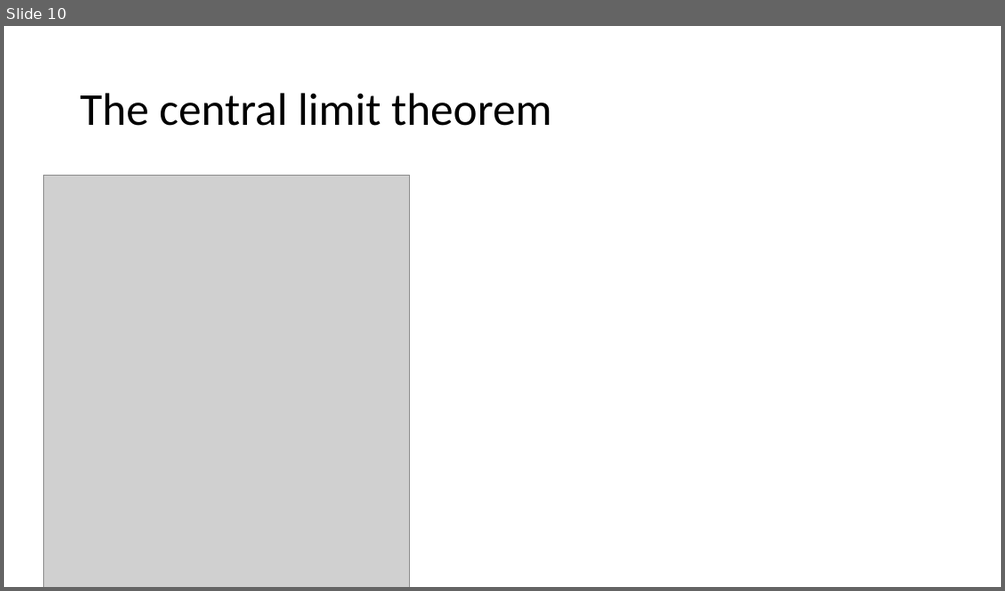
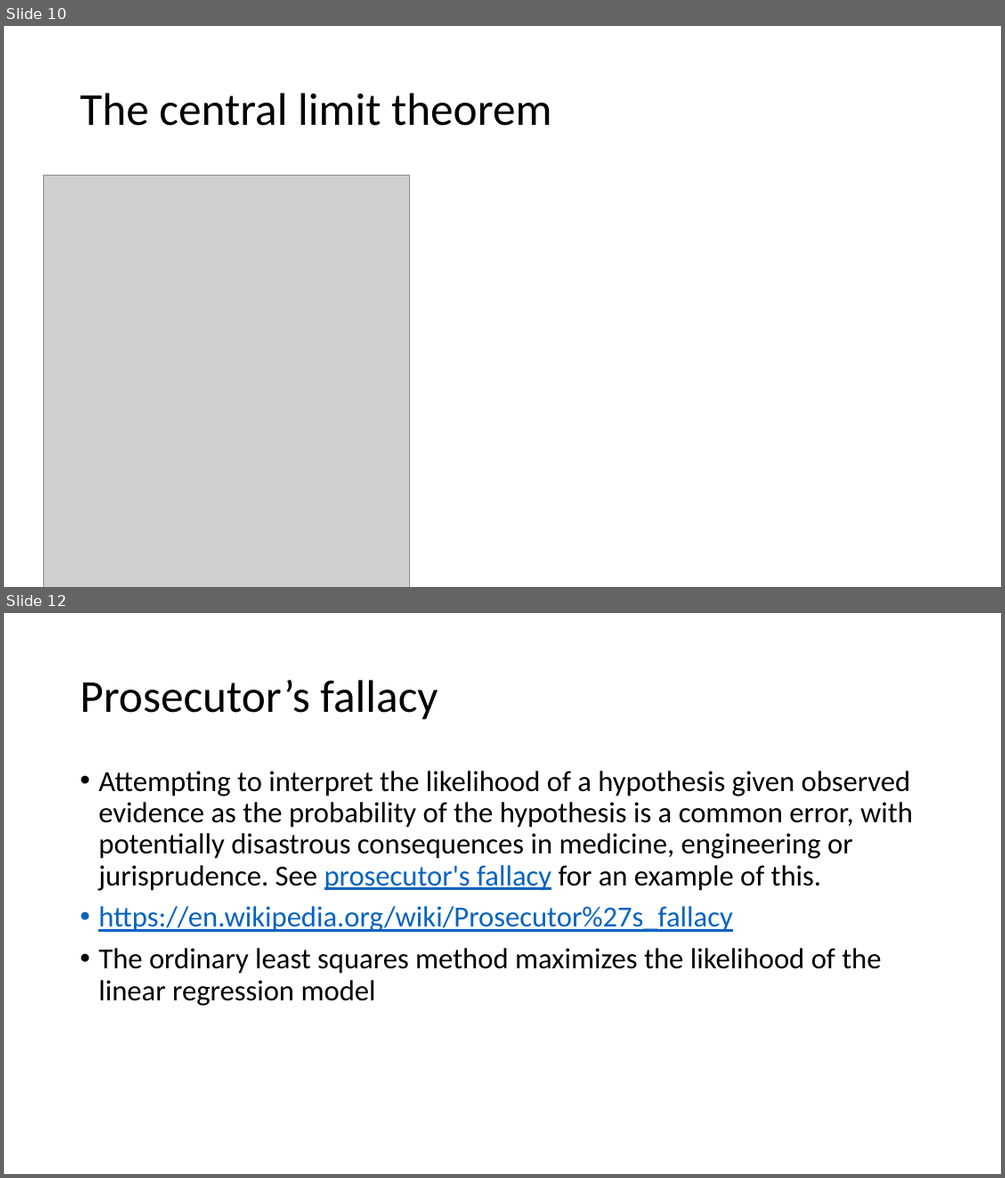
Before and after one commit to russellu/cs405, a slide deck: Lecture_basics.pptx. Shown one above the other, each under a label of ours: slide 10 before the commit, slides 10 and 12 after it; the slides between them are not shown. The pictures are 1005x591 and 1005x1178 pixels, drawn with LibreOffice and Linux fonts; fonts in the diff are those of the drawing; grey boxes stand for pictures. Boxes give left, top, right and bottom in pixels: in the first picture for what was removed or moved away, otherwise in the second. Text is boxed around its words. In the diff, an @@ line names an element or a change of style, - is before the commit and + after.

```diff
--- a/Lecture_basics.pptx
+++ b/Lecture_basics.pptx
@@ slide 12 added at (4, 613, 1001, 1174), background #FFFFFF @@
@@ title added at (80, 680, 437, 720), 44 pt, text #000000 @@
+Prosecutor’s fallacy
@@ text added at (98, 771, 913, 1005), 28 pt, text #000000 @@
+• Attempting to interpret the likelihood of a hypothesis given observed evidence as the probability of the hypothesis is a common error, with potentially disastrous consequences in medicine, engineering or jurisprudence. See prosecutor's fallacy for an example of this.
+• https://en.wikipedia.org/wiki/Prosecutor%27s_fallacy
+• The ordinary least squares method maximizes the likelihood of the linear regression model
```
Also in this commit, not shown: 2 other slides added, 3 other files.
